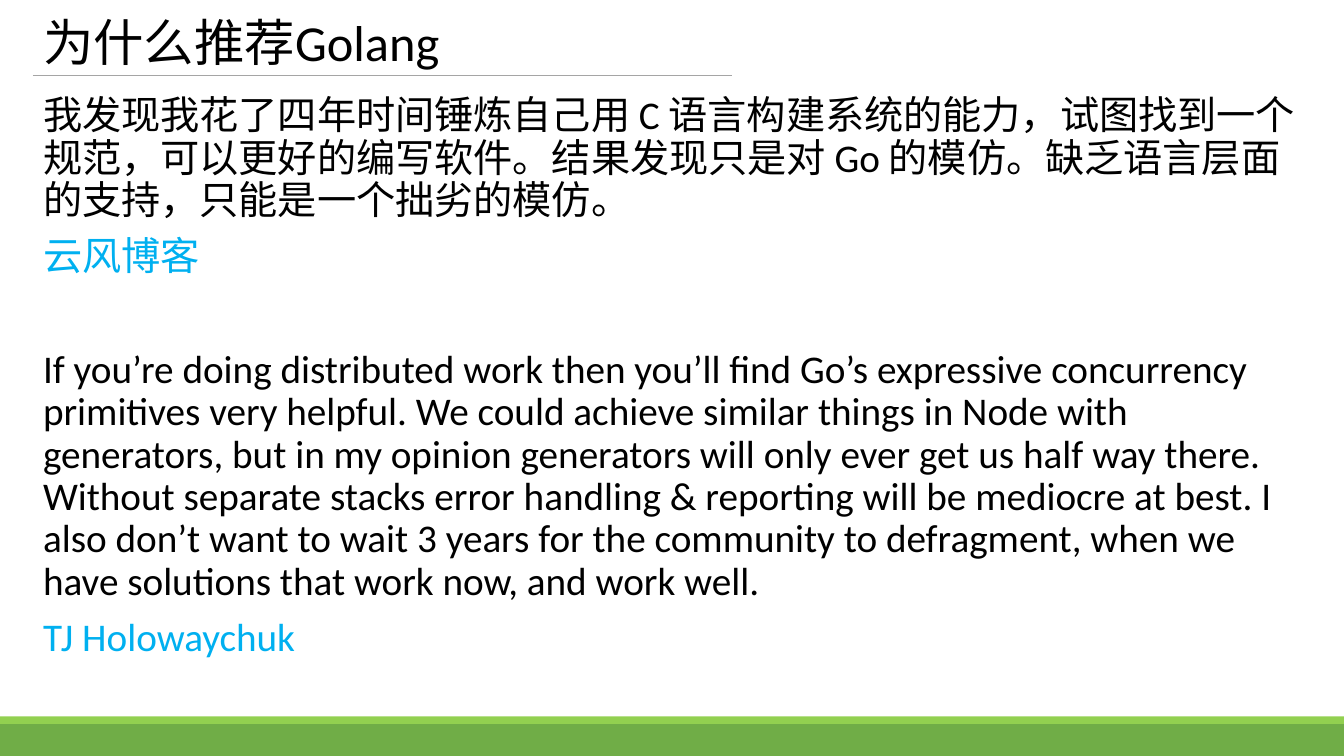
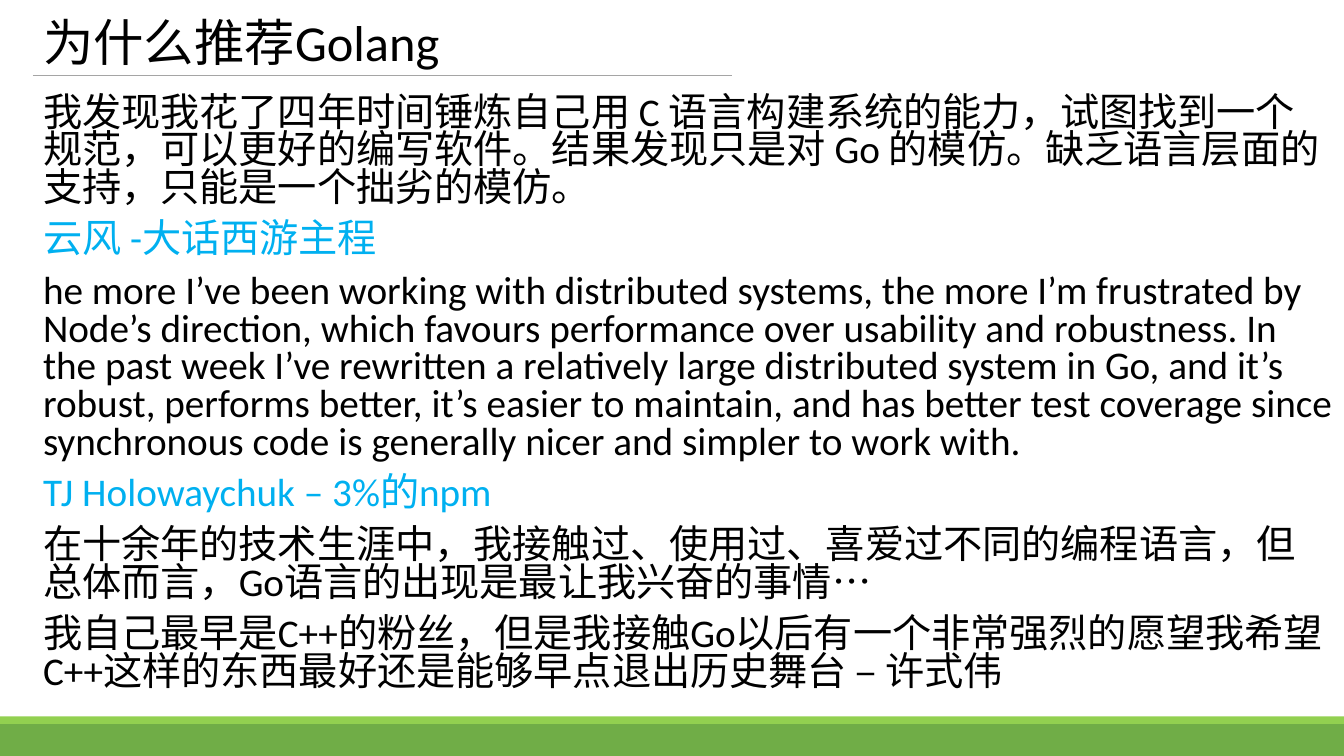
Before and after one commit to zhengbr2/sharing, a slide deck: slide 26 of GolangConcurency.pptx. Drawn at 1344x756 pixels with LibreOffice and Linux fonts; fonts in the diff are those of the drawing. Boxes give left, top, right and bottom in pixels: in the first picture for what was removed or moved away, otherwise in the second. Text is boxed around its words. In the diff, an @@ line names an element or a change of style, - is before the commit and + after.

Commit message:
ppt 1.4

```diff
--- a/GolangConcurency.pptx
+++ b/GolangConcurency.pptx
@@ text at <box>43,93,1320,205</box>: line spacing 0.9 to 0.8 @@
@@ text at <box>43,220,1332,689</box>: text changed @@
-云风博客
-If you’re doing distributed work then you’ll find Go’s expressive concurrency primitives very helpful. We could achieve similar things in Node with generators, but in my opinion generators will only ever get us half way there. Without separate stacks error handling & reporting will be mediocre at best. I also don’t want to wait 3 years for the community to defragment, when we have solutions that work now, and work well.
-TJ Holowaychuk
+云风 -大话西游主程
+he more I’ve been working with distributed systems, the more I’m frustrated by Node’s direction, which favours performance over usability and robustness. In the past week I’ve rewritten a relatively large distributed system in Go, and it’s robust, performs better, it’s easier to maintain, and has better test coverage since synchronous code is generally nicer and simpler to work with.
+TJ Holowaychuk – 3%的npm
+在十余年的技术生涯中，我接触过、使用过、喜爱过不同的编程语言，但总体而言，Go语言的出现是最让我兴奋的事情…
+我自己最早是C++的粉丝，但是我接触Go以后有一个非常强烈的愿望我希望C++这样的东西最好还是能够早点退出历史舞台 – 许式伟
```
Also in this commit, not shown: 6 other slides changed.
